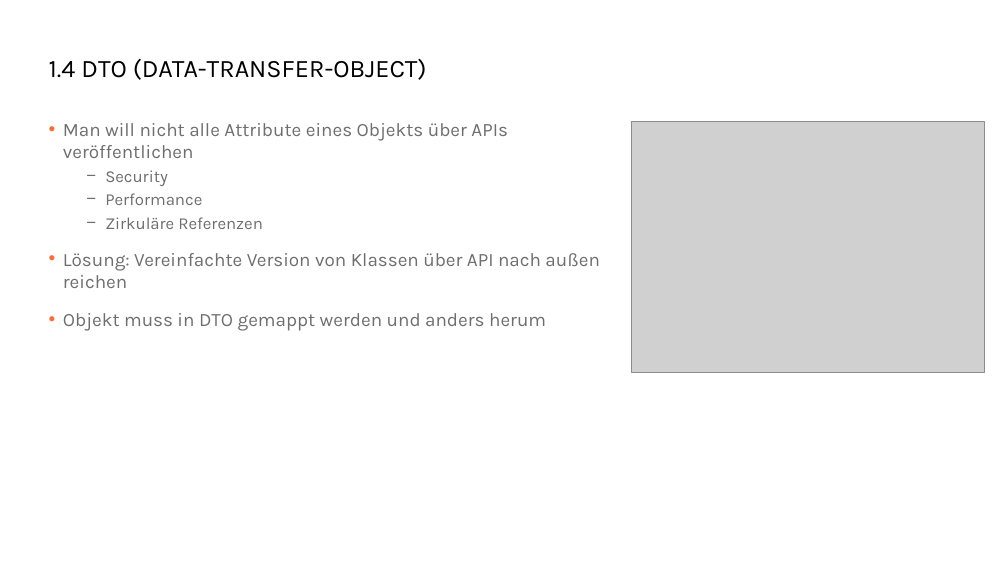
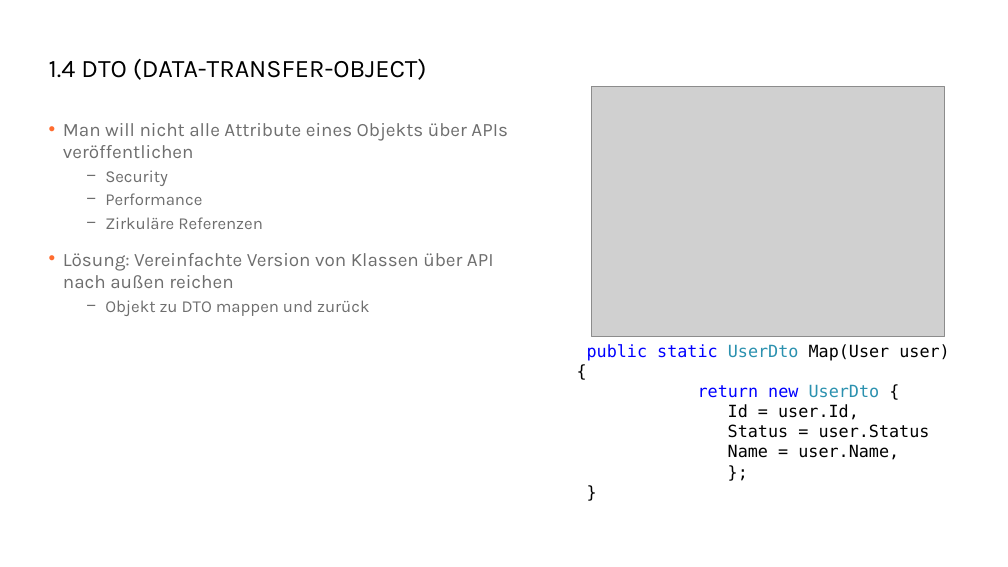
Before and after one commit to danielbeckmann/DotNETJumpStart, a slide deck: slide 8 of 05. ASP.NET Web API/Entwicklung einer Schnittstelle mit ASP.NET Web API.pptx (slide 9 before the commit). Drawn at 1008x567 pixels with LibreOffice and Linux fonts; fonts in the diff are those of the drawing; grey boxes stand for pictures; background and template pictures are left out. Boxes give left, top, right and bottom in pixels: in the first picture for what was removed or moved away, otherwise in the second. Text is boxed around its words. In the diff, an @@ line names an element or a change of style, - is before the commit and + after.

```diff
--- a/05. ASP.NET Web API/Entwicklung einer Schnittstelle mit ASP.NET Web API.pptx
+++ b/05. ASP.NET Web API/Entwicklung einer Schnittstelle mit ASP.NET Web API.pptx
@@ picture: place and size @@
-picture at (631,122,985,372)
+picture at (592,86,945,337)
@@ text at (105,300,369,316): text changed; size 18 to 16 pt @@
-• Objekt muss in DTO gemappt werden und anders herum
+  − Objekt zu DTO mappen und zurück
@@ text added at (587,344,949,460), 16 pt, text #000000 @@
+public static UserDto Map(User user) {
+return new UserDto {
+Id = user.Id,
+Status = user.Status
+Name = user.Name,
+};
+}
```
Also in this commit, not shown: 2 other slides changed, 1 slide removed.
